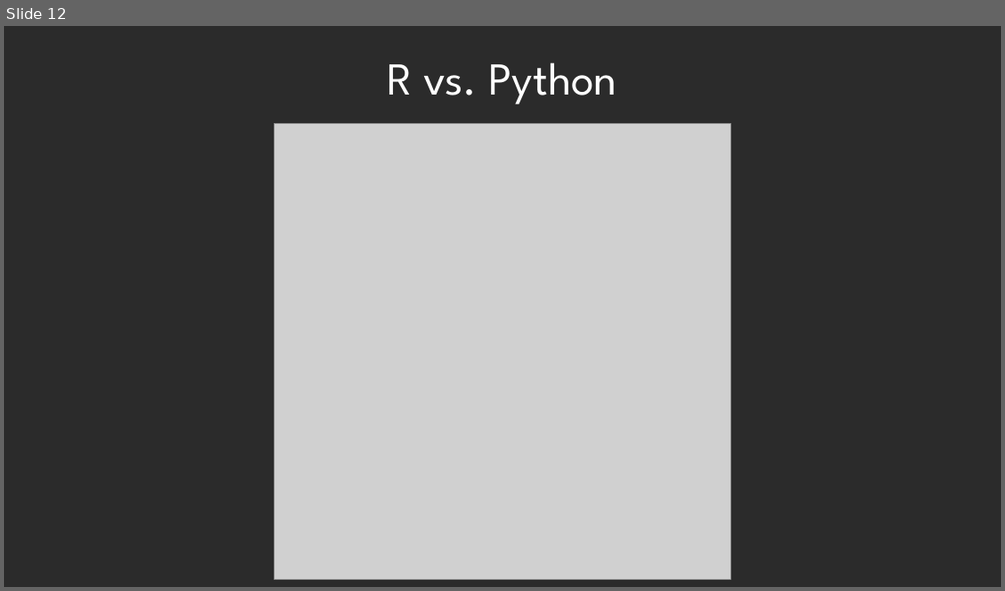
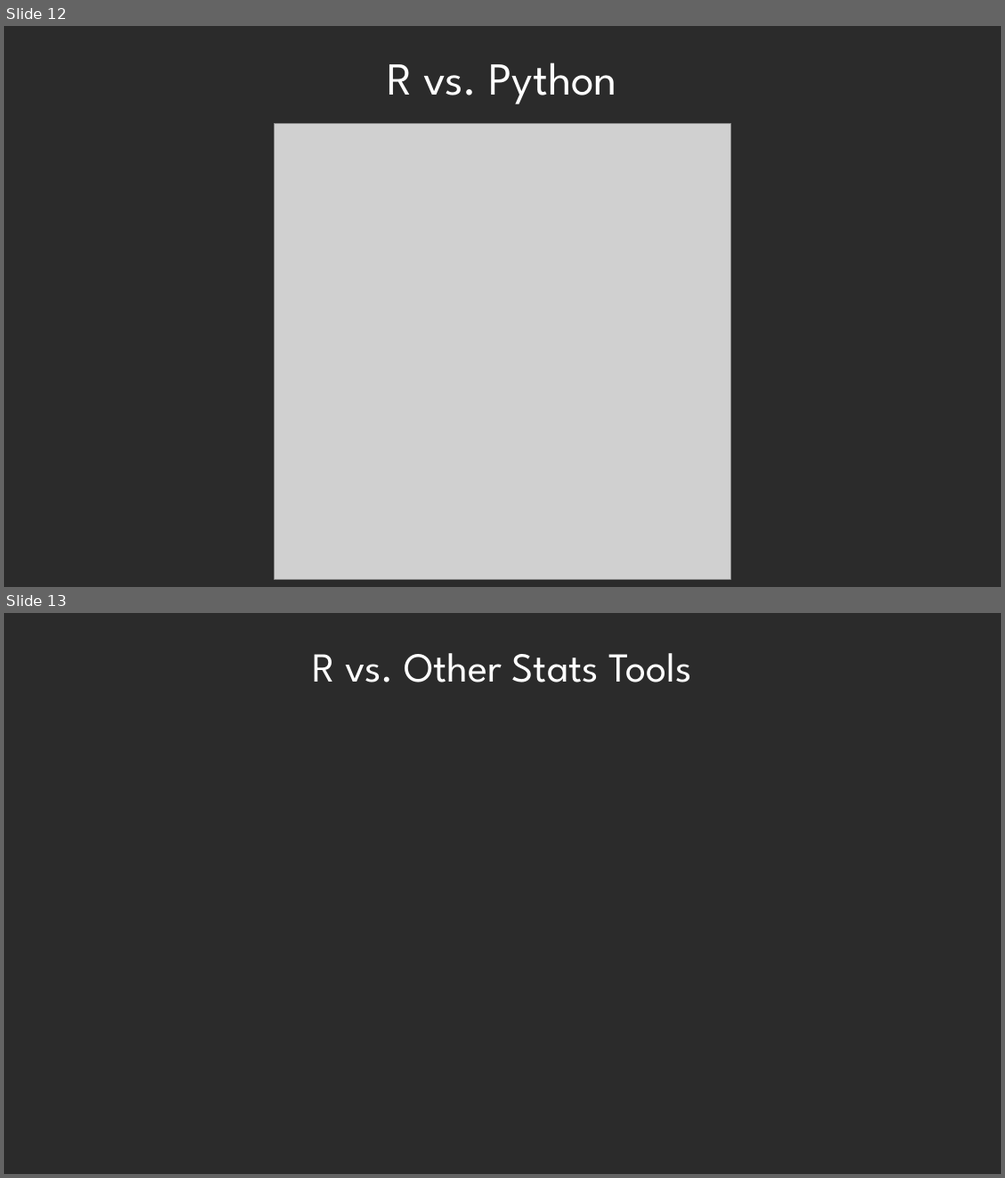
Before and after one commit to DustinEwers/r-talk-demos, a slide deck: slides/r_slides.pptx. Shown one above the other, each under a label of ours: slide 12 before the commit, slides 12 and 13 after it. The pictures are 1005x591 and 1005x1178 pixels, drawn with LibreOffice and Linux fonts; fonts in the diff are those of the drawing; grey boxes stand for pictures; background and template pictures are left out; a plain dark background stands for a picture behind light text. Boxes give left, top, right and bottom in pixels: in the first picture for what was removed or moved away, otherwise in the second. Text is boxed around its words. In the diff, an @@ line names an element or a change of style, - is before the commit and + after.

Commit message:
Slide updates. Updates to the visualization portion

```diff
--- a/slides/r_slides.pptx
+++ b/slides/r_slides.pptx
@@ slide 13 added at (4, 613, 1001, 1174), background picture (left out) @@
@@ title added at (313, 653, 691, 682), 39.6 pt, text #FFFFFF @@
+R vs. Other Stats Tools
```
